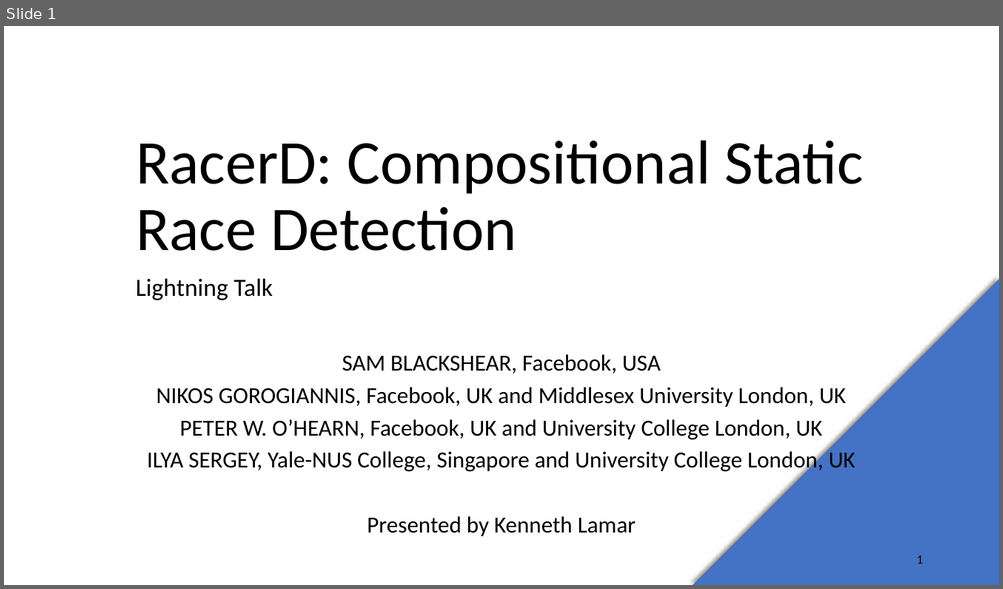
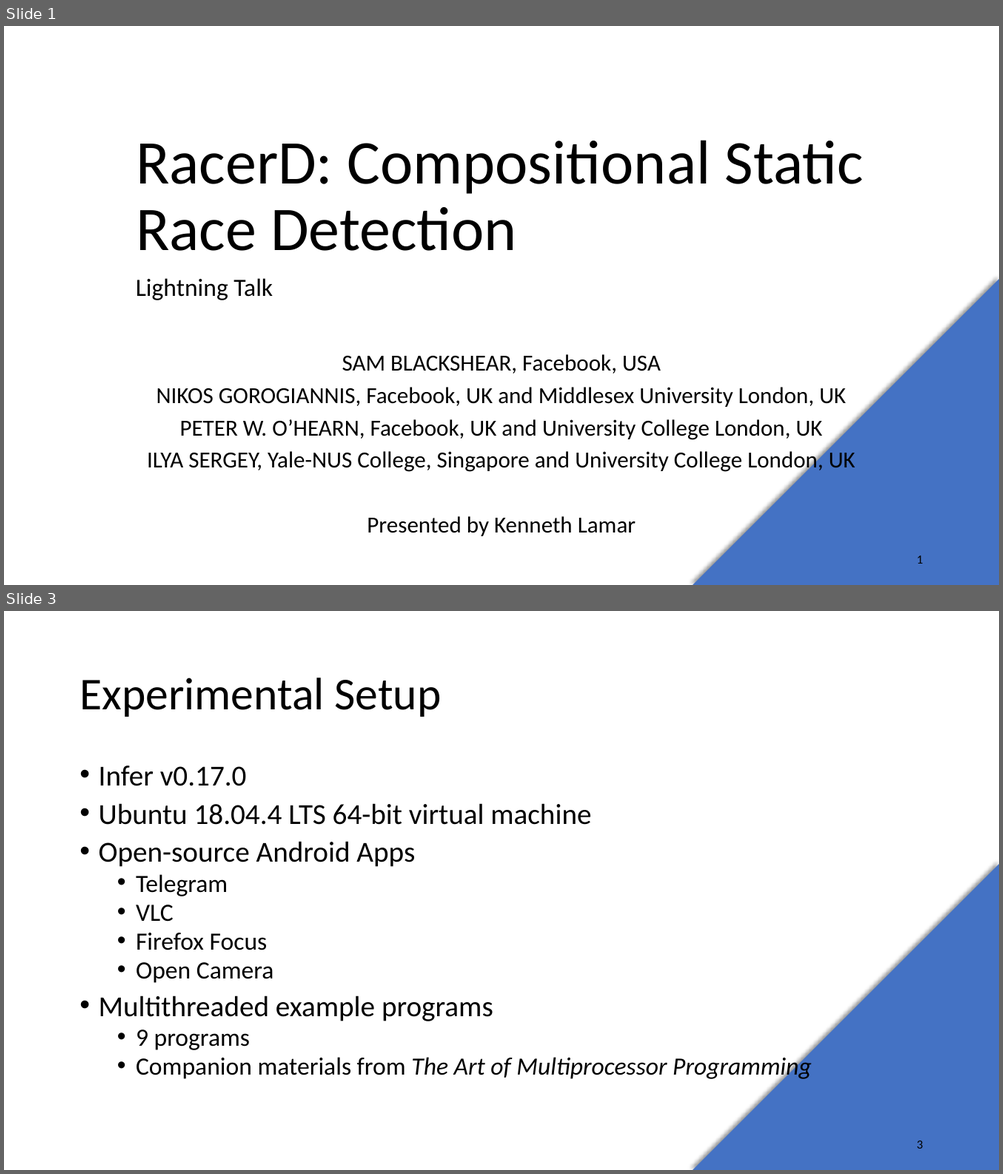
Before and after one commit to cop5021spring20/RacerD, a slide deck: Lightning Talk.pptx. Shown one above the other, each under a label of ours: slide 1 before the commit, slides 1 and 3 after it; the slides between them are not shown. The pictures are 1003x589 and 1003x1174 pixels, drawn with LibreOffice and Linux fonts; fonts in the diff are those of the drawing. Boxes give left, top, right and bottom in pixels: in the first picture for what was removed or moved away, otherwise in the second. Text is boxed around its words. In the diff, an @@ line names an element or a change of style, - is before the commit and + after.

```diff
--- a/Lightning Talk.pptx
+++ b/Lightning Talk.pptx
@@ slide 3 added at [4,611,999,1170], background #FFFFFF; not listed: 1 template element that a slide beside it also shows @@
@@ title added at [79,678,441,717], 44 pt, text #000000 @@
+Experimental Setup
@@ text added at [99,766,811,1082], 28 pt, text #000000 @@
+• Infer v0.17.0
+• Ubuntu 18.04.4 LTS 64-bit virtual machine
+• Open-source Android Apps
+  • Telegram
+  • VLC
+  • Firefox Focus
+  • Open Camera
+• Multithreaded example programs
+  • 9 programs
+  • Companion materials from The Art of Multiprocessor Programming
@@ page number added at [916,1141,922,1149], 12 pt, text #000000 @@
+3
```
Also in this commit, not shown: 1 slide changed, 3 other slides added, 3 other files.
